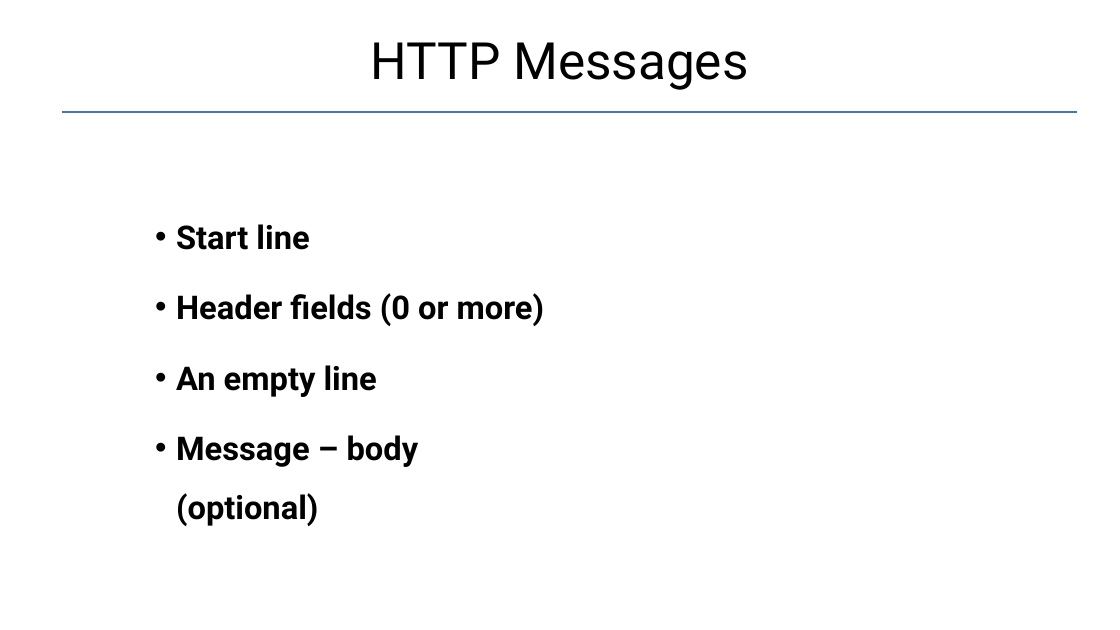
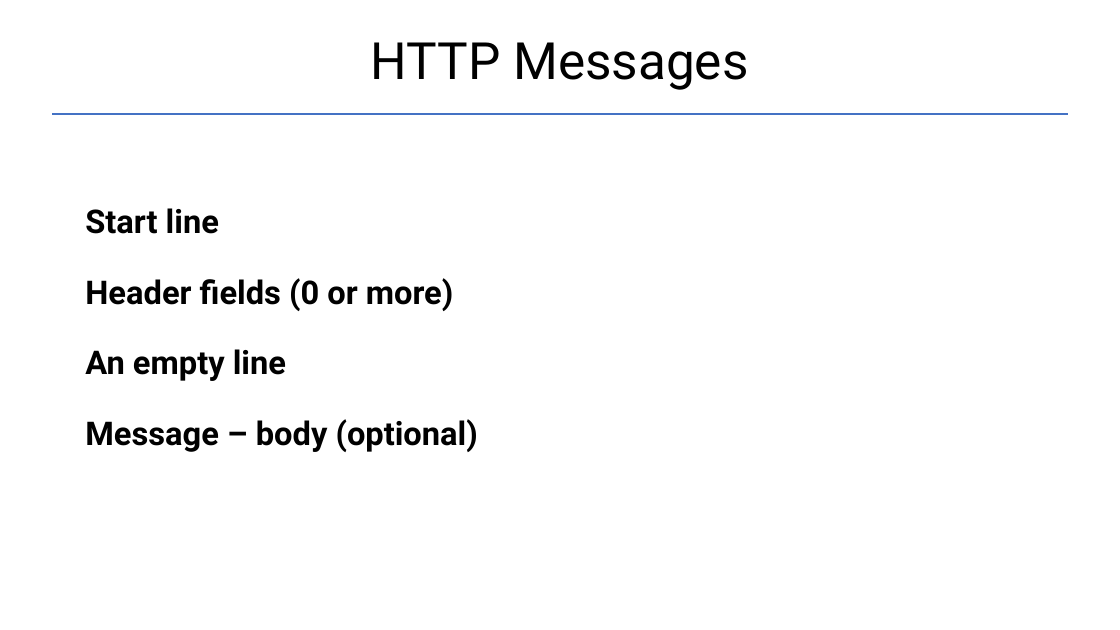
Before and after one commit to Garnik94/Levelup_presentations, a slide deck: slide 8 of Http/Http_presentation.pptx (slide 6 before the commit). Drawn at 1120x630 pixels with LibreOffice and Linux fonts; fonts in the diff are those of the drawing. Boxes give left, top, right and bottom in pixels: in the first picture for what was removed or moved away, otherwise in the second. Text is boxed around its words. In the diff, an @@ line names an element or a change of style, - is before the commit and + after.

```diff
--- a/Http/Http_presentation.pptx
+++ b/Http/Http_presentation.pptx
@@ line moved from (62, 113) - (1078, 113) to (52, 113) - (1068, 113) @@
@@ text "Start line": place and size @@
-text "Start line" at box(176, 224, 544, 526)
+text "Start line" at box(85, 208, 478, 452)
@@ text "Start line" at box(85, 208, 478, 452): bullet • to none @@
```
Also in this commit, not shown: 2 other slides changed, 3 slides added, 3 other files.
